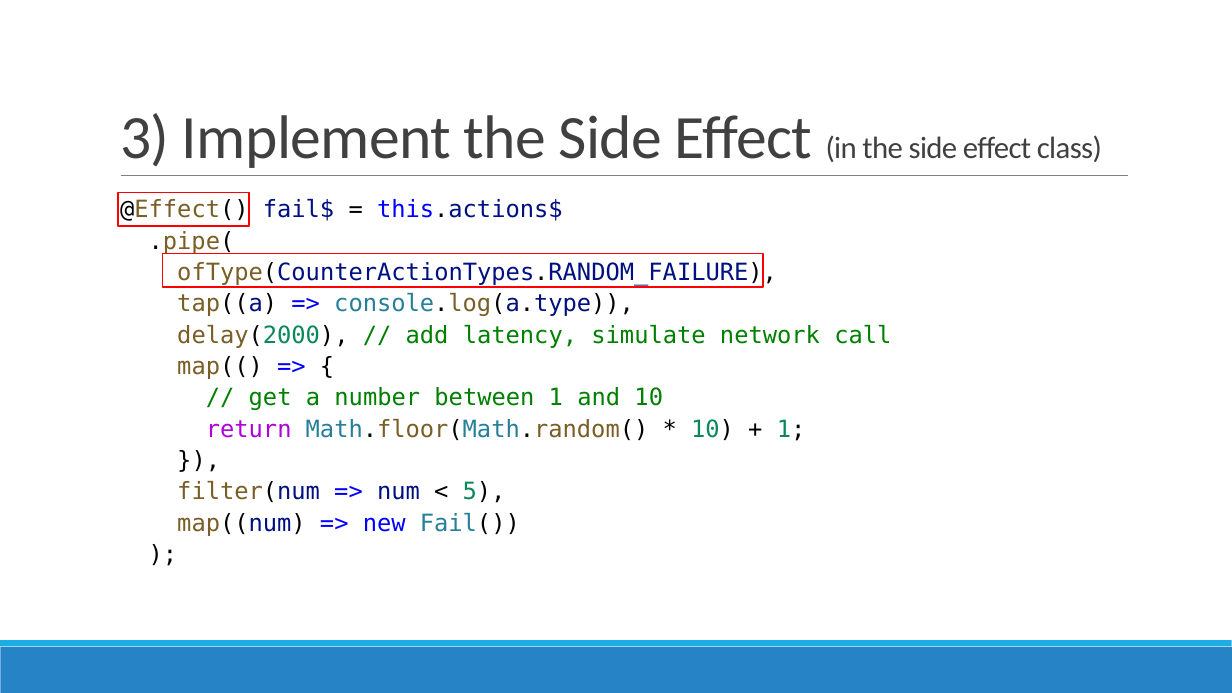
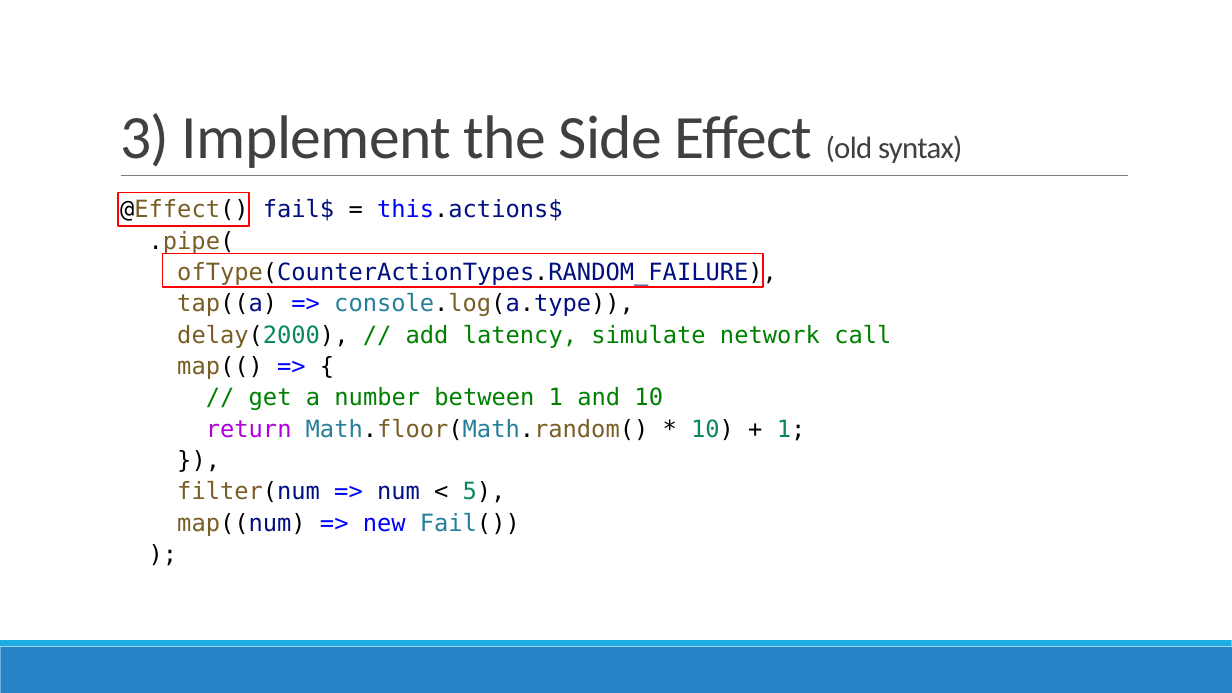
Before and after one commit to AGiorgetti/ngrx101, a slide deck: slide 28 of ReactiveProgramming_ngrx.pptx (slide 26 before the commit). Drawn at 1232x693 pixels with LibreOffice and Linux fonts; fonts in the diff are those of the drawing. Boxes give left, top, right and bottom in pixels: in the first picture for what was removed or moved away, otherwise in the second. Text is boxed around its words. In the diff, an @@ line names an element or a change of style, - is before the commit and + after.

```diff
--- a/ReactiveProgramming_ngrx.pptx
+++ b/ReactiveProgramming_ngrx.pptx
@@ title at [120, 113, 963, 168]: text changed @@
-3) Implement the Side Effect (in the side effect class)
+3) Implement the Side Effect (old syntax)
```
Also in this commit, not shown: 16 other slides changed, 4 slides added, 5 other files.
